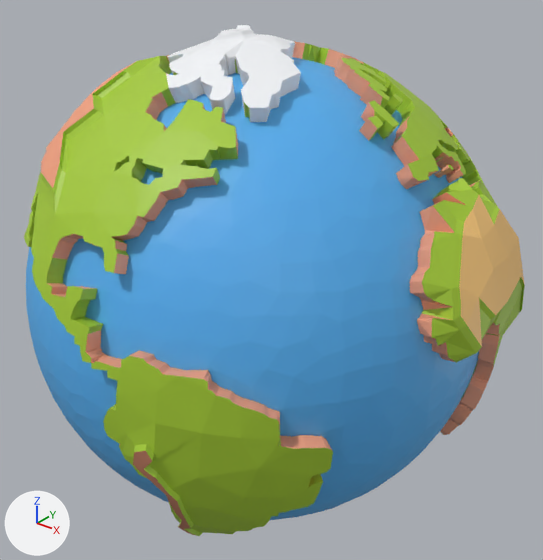
An edit to the glTF model portfolio/public/models/earth.glb, drawn before and after from the same camera.
The view is the same before and after, from a camera (50 mm lens) standing at (1.89, -2.4, 1.35) and looking at (0.0, -0.04, -0.11). Every picture has the same lights, and +X, +Y and +Z are marked at lower left. Where no turn or scale is listed for an object, it has been applied to the vertices.
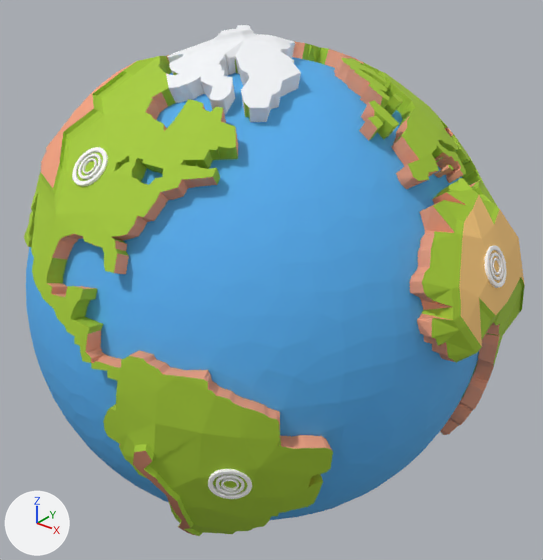
Scene script edits in JSON lines:
```json
{"op": "set", "path": "mat_planet.roughness", "old": "0.5", "new": "0.805"}
{"op": "add", "block": "mat_material_001", "code": ["mat_material_001 = principled_material('Material.001')", "mat_material_001.base_color = (1.0, 1.0, 1.0)  # white #ffffff", "mat_material_001.roughness = 1.0"]}
{"op": "add", "block": "me_circle_003", "code": ["me_circle_003 = bpy.data.meshes.new('Circle.003')", "me_circle_003.from_pydata(...)  # 768 vertices, 1536 faces; spans x -0.03..0.04, y -0.075..0.075, z -0.069..0.074", "me_circle_003.materials.append(mat_material_001)  # white #ffffff"]}
{"op": "add", "block": "me_circle_002", "code": ["me_circle_002 = bpy.data.meshes.new('Circle.002')", "me_circle_002.from_pydata(...)  # 768 vertices, 1536 faces; spans x -0.0608..0.0677, y -0.0556..0.0463, z -0.0757..0.0734", "me_circle_002.materials.append(mat_material_001)  # white #ffffff"]}
{"op": "add", "block": "me_circle", "code": ["me_circle = bpy.data.meshes.new('Circle')", "me_circle.from_pydata(...)  # 768 vertices, 1536 faces; spans x -0.075..0.075, y -0.061..0.053, z -0.053..0.061", "me_circle.materials.append(mat_material_001)  # white #ffffff"]}
{"op": "add", "block": "ob_circle_003", "code": ["ob_circle_003 = bpy.data.objects.new('Circle.003', me_circle_003)", "ob_circle_003.location = (0.99, -0.01, 0.232)"]}
{"op": "add", "block": "ob_circle_002", "code": ["ob_circle_002 = bpy.data.objects.new('Circle.002', me_circle_002)", "ob_circle_002.location = (0.529, -0.917, -0.38)"]}
{"op": "add", "block": "ob_circle", "code": ["ob_circle = bpy.data.objects.new('Circle', me_circle)", "ob_circle.location = (-0.151, -0.832, 0.573)"]}
```

Location of each change, (x1, y1, x2, y2) in pixels of the pictures (543 x 560 px):
```json
{"object": "Object", "change": "surface changed", "before": [52, 28, 524, 535], "after": [52, 28, 524, 535]}
{"object": "Circle.002", "change": "added", "after": [208, 469, 252, 499]}
{"object": "Circle", "change": "added", "after": [72, 147, 108, 187]}
{"object": "Circle.003", "change": "added", "after": [484, 245, 507, 288]}
```
